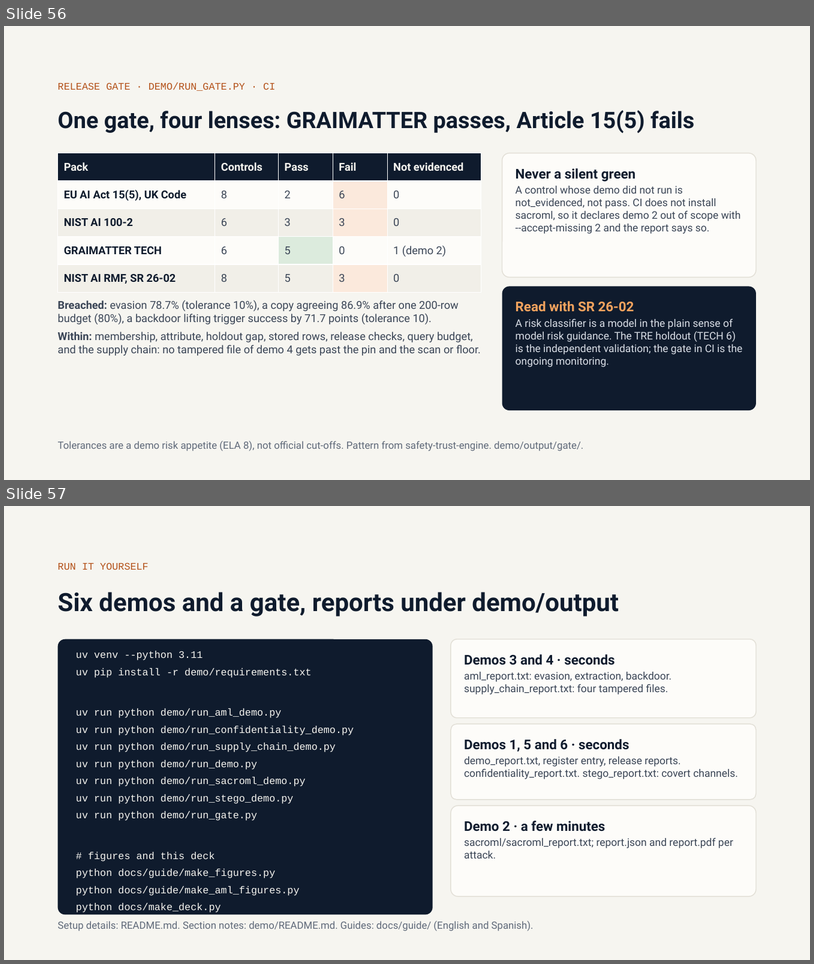
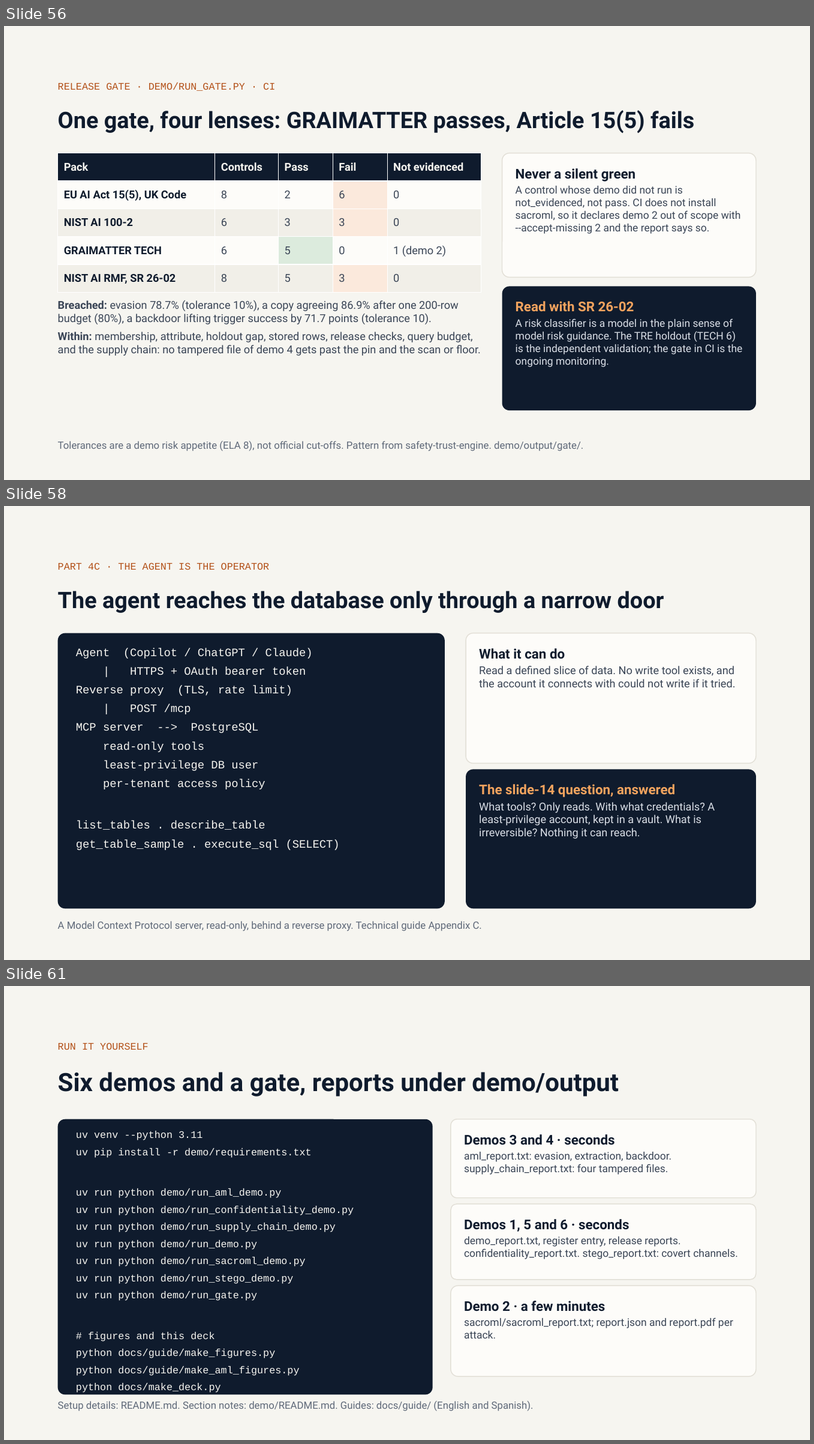
Before and after one commit to olonok69/graimatter_ML, a slide deck: docs/Adversarial_ML.pptx. Shown one above the other, each under a label of ours: slides 56 and 57 before the commit, slides 56, 58 and 61 after it; the slides between them are not shown. The pictures are 814x964 and 814x1444 pixels, drawn with LibreOffice and Linux fonts; fonts in the diff are those of the drawing. Boxes give left, top, right and bottom in pixels: in the first picture for what was removed or moved away, otherwise in the second. Text is boxed around its words. In the diff, an @@ line names an element or a change of style, - is before the commit and + after.

Commit message:
Add Part 4c: securing an agent's database access (MCP defences)
Mirror JADEPUFFER (Appendix B) with a defensive example: a real read-only
MCP server in front of PostgreSQL, built so every door that attack used is
closed, and closed in layers. Part 4c becomes a fourth video in Part 4.

- Deck: four Part 4c slides appended after the gate (62 slides total);
  run-it-yourself and references renumber to 61/62.
- Technical guide EN/ES: new Appendix C (setup, door-by-door table, three
  layers of trust, deployment checklist); Appendix A series map and
  video-series table updated; green paper's Appendix C references
  disambiguated from the new guide appendix.
- Presenter guide EN/ES: Part 4c write-ups, counts and map.
- README: 62 slides, three Part 4 videos, Appendix C.
- YouTube descriptions EN/ES: Video 4c entry and series line.

Secrets, real domains and tenant identifiers are scrubbed; the host is an
example.

```diff
--- a/docs/Adversarial_ML.pptx
+++ b/docs/Adversarial_ML.pptx
@@ slide 58 added at [4, 506, 810, 960], background #F6F5F0 @@
@@ text added at [58, 562, 270, 570], 12 pt, text #B4521A @@
+PART 4C · THE AGENT IS THE OPERATOR
@@ title added at [58, 591, 665, 613], 27 pt, text #0F1B2D, bold @@
+The agent reaches the database only through a narrow door
@@ rounded rectangle added at [58, 633, 445, 908], fill #0F1B2D @@
@@ text added at [76, 648, 340, 850], 13.5 pt, text #F6F5F0 @@
+Agent (Copilot / ChatGPT / Claude)
+| HTTPS + OAuth bearer token
+Reverse proxy (TLS, rate limit)
+| POST /mcp
+MCP server --> PostgreSQL
+read-only tools
+least-privilege DB user
+per-tenant access policy
+list_tables . describe_table
+get_table_sample . execute_sql (SELECT)
@@ rounded rectangle added at [466, 633, 756, 763], fill #FDFCF9, outline #E2DFD6 1 pt @@
@@ text added at [479, 648, 565, 659], 16 pt, text #0F1B2D, bold @@
+What it can do
@@ text added at [479, 666, 735, 687], 13 pt, text #3A4556 @@
+Read a defined slice of data. No write tool exists, and the account it connects with could not write if it tried.
@@ rounded rectangle added at [466, 769, 756, 908], fill #0F1B2D @@
@@ text added at [479, 784, 675, 797], 16 pt, text #F2A35E, bold @@
+The slide-14 question, answered
@@ text added at [479, 802, 715, 838], 13 pt, text #D9DEE6 @@
+What tools? Only reads. With what credentials? A least-privilege account, kept in a vault. What is irreversible? Nothing it can reach.
@@ text added at [58, 921, 482, 931], 12 pt, text #5F6979 @@
+A Model Context Protocol server, read-only, behind a reverse proxy. Technical guide Appendix C.
@@ what was slide 57 is now slide 61 @@
```
Also in this commit, not shown: 3 other slides added, 8 other files.
